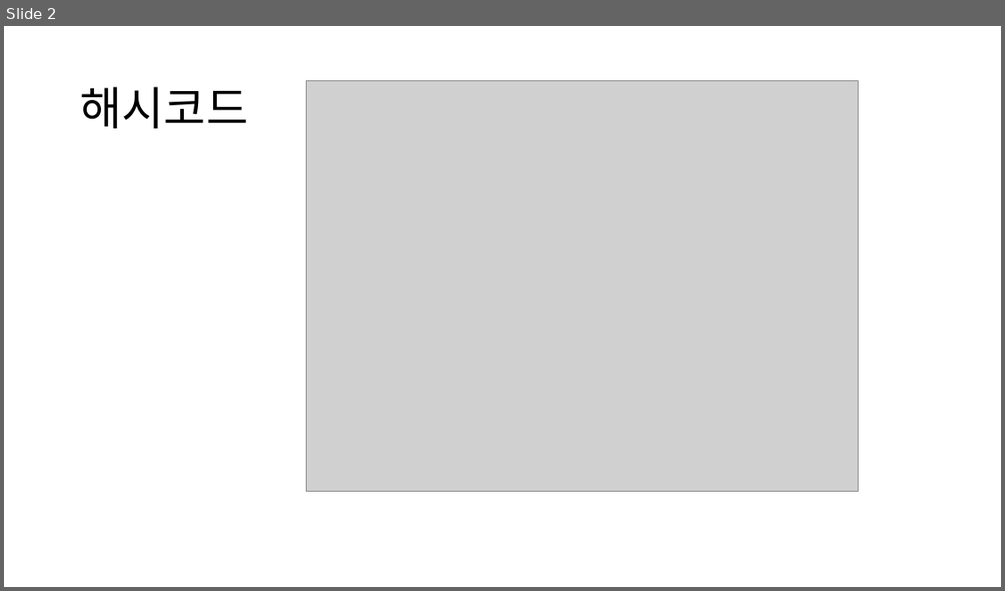
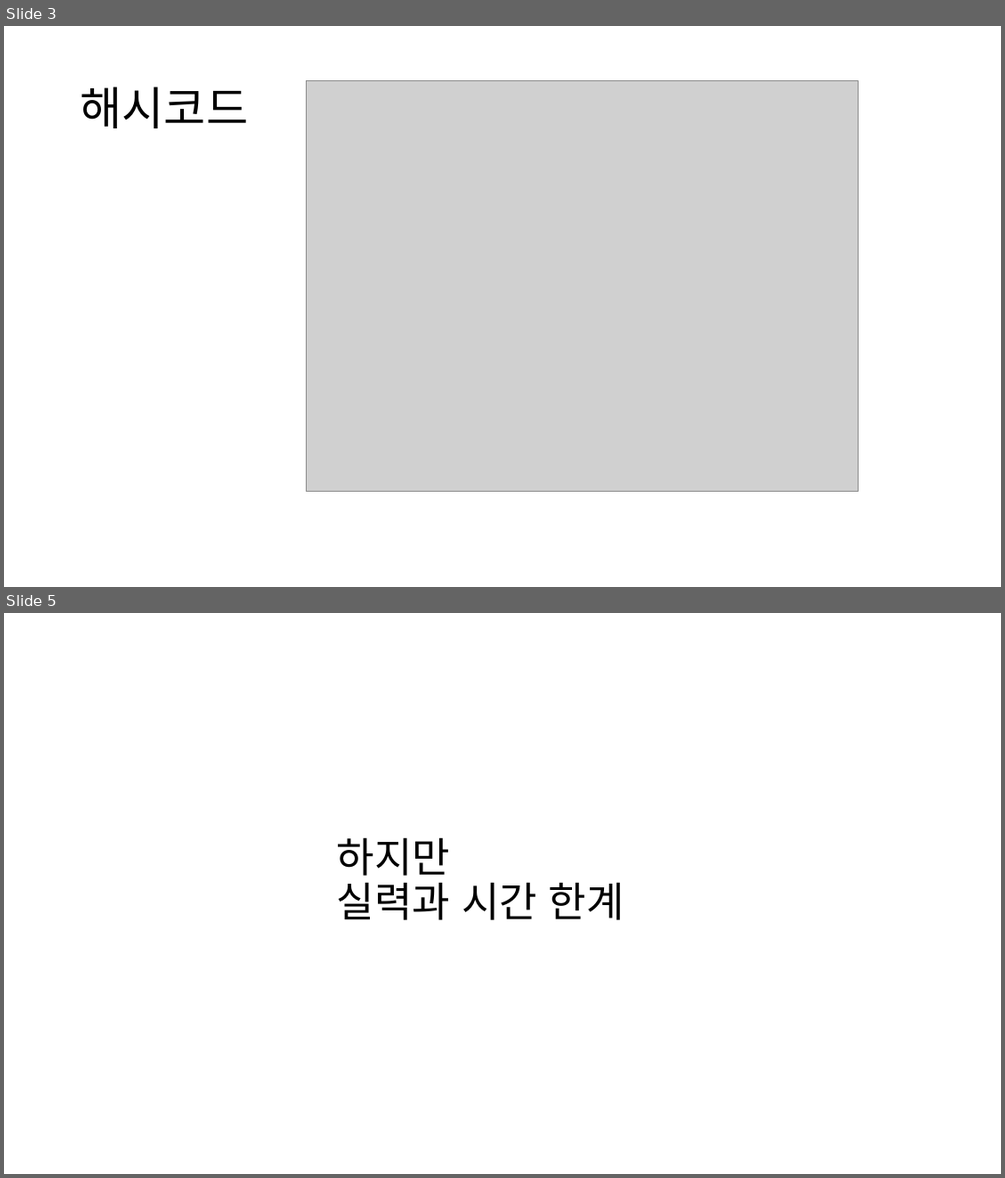
Before and after one commit to khl2bb/start-portal, a slide deck: sample.pptx. Shown one above the other, each under a label of ours: slide 2 before the commit, slides 3 and 5 after it; the slides between them are not shown. The pictures are 1005x591 and 1005x1178 pixels, drawn with LibreOffice and Linux fonts; fonts in the diff are those of the drawing; grey boxes stand for pictures. Boxes give left, top, right and bottom in pixels: in the first picture for what was removed or moved away, otherwise in the second. Text is boxed around its words. In the diff, an @@ line names an element or a change of style, - is before the commit and + after.

```diff
--- a/sample.pptx
+++ b/sample.pptx
@@ slide 5 added at [4,613,1001,1174], background #FFFFFF @@
@@ title added at [337,837,624,920], 39.6 pt, text #000000 @@
+하지만
+실력과 시간 한계
@@ what was slide 2 is now slide 3 @@
```
Also in this commit, not shown: 4 other slides added, 2 other files.
